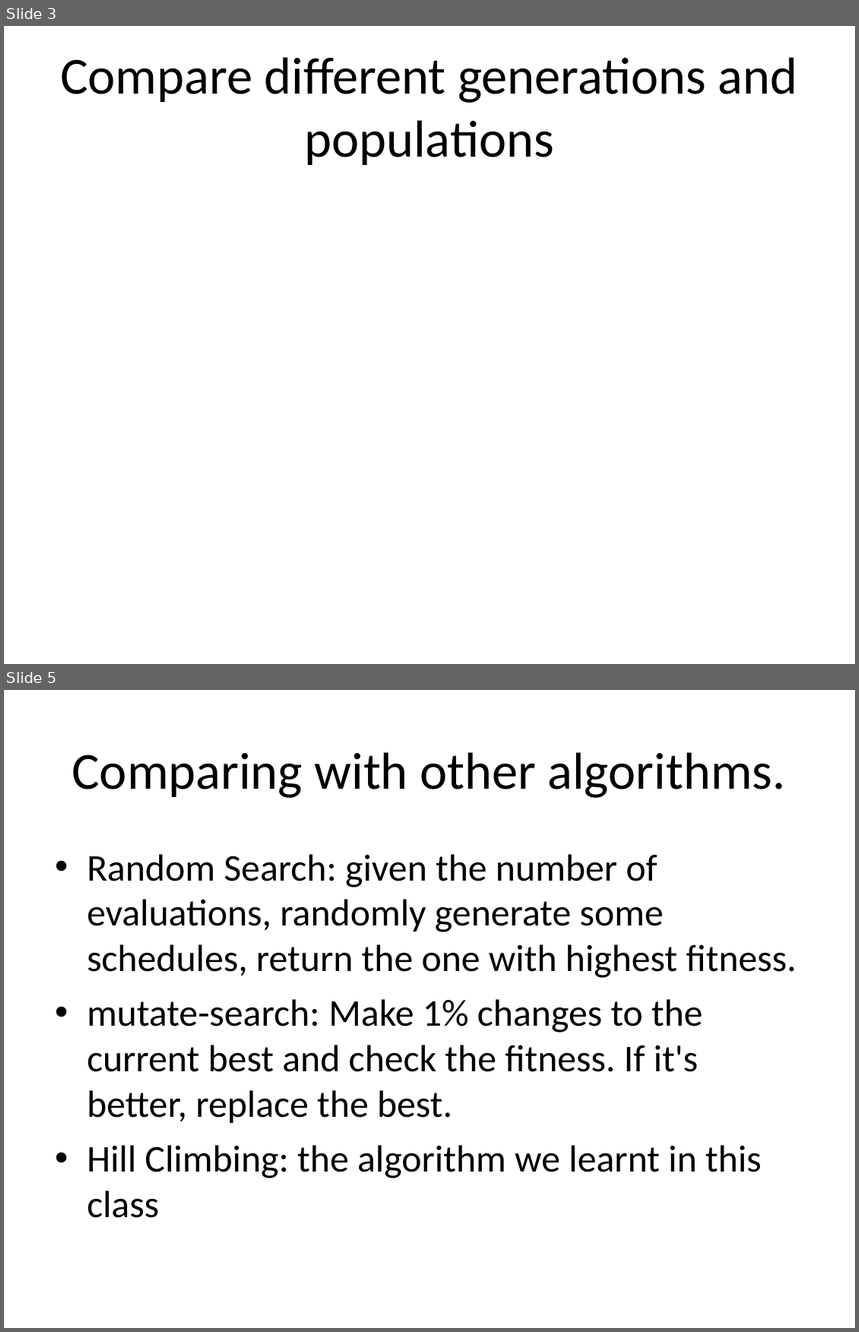
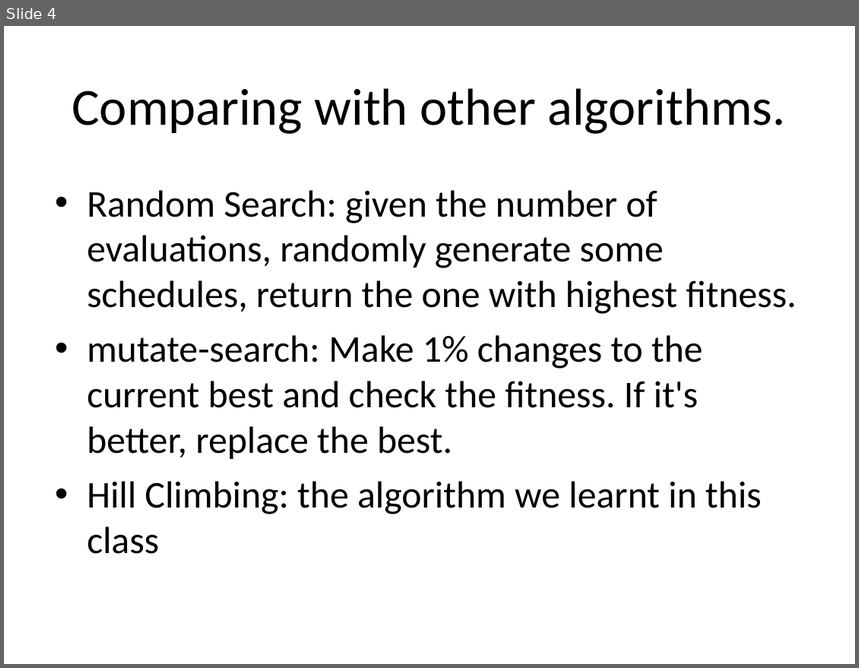
Before and after one commit to akokcam/csc384-genetic-algorithms-project, a slide deck: GA_TestBench/Data Files/presentation.ppt. Shown one above the other, each under a label of ours: slides 3 and 5 before the commit, slide 4 after it; the slides between them are not shown. The pictures are 859x1332 and 859x668 pixels, drawn with LibreOffice and Linux fonts; fonts in the diff are those of the drawing. Boxes give left, top, right and bottom in pixels: in the first picture for what was removed or moved away, otherwise in the second. Text is boxed around its words. In the diff, an @@ line names an element or a change of style, - is before the commit and + after.

```diff
--- a/GA_TestBench/Data Files/presentation.ppt
+++ b/GA_TestBench/Data Files/presentation.ppt
@@ slide 3 removed at box(4, 26, 855, 664), background #FFFFFF @@
@@ title removed at box(60, 57, 798, 165) @@
-Compare different generations and populations
@@ what was slide 5 is now slide 4 @@
```
Also in this commit, not shown: 2 slides changed, 5 slides added, 2 other slides removed, 1 other file.
